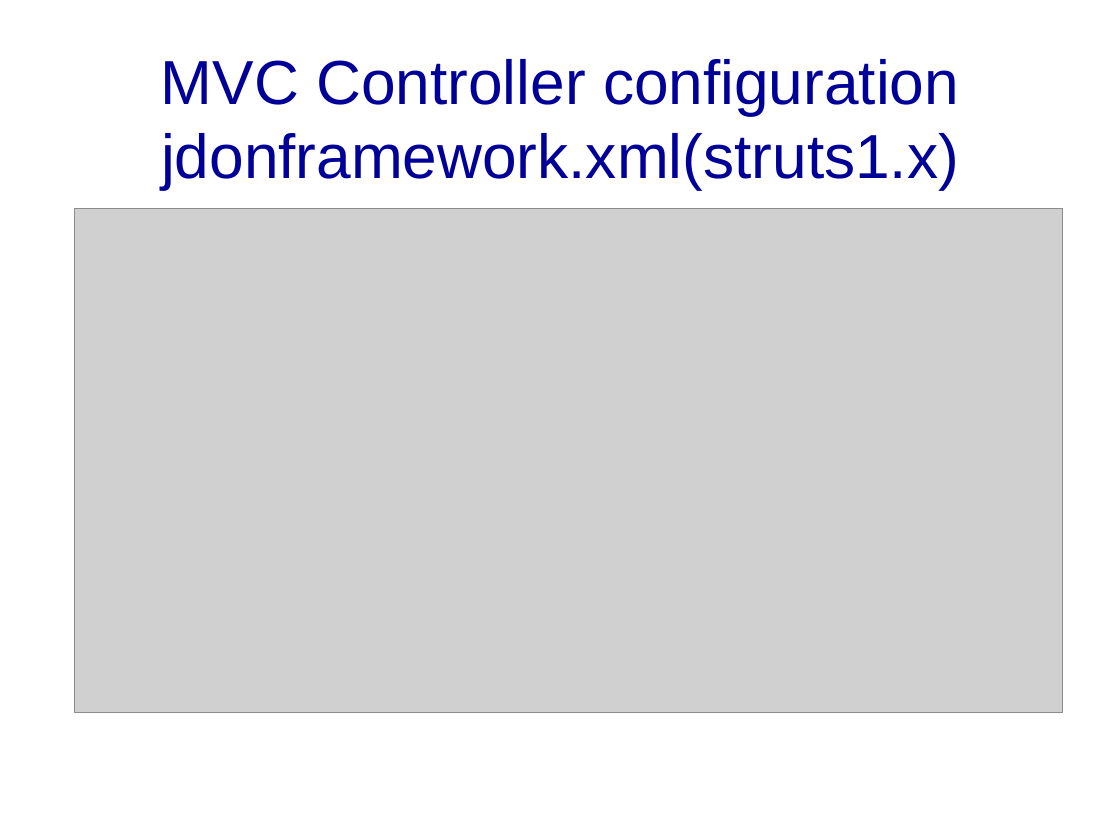
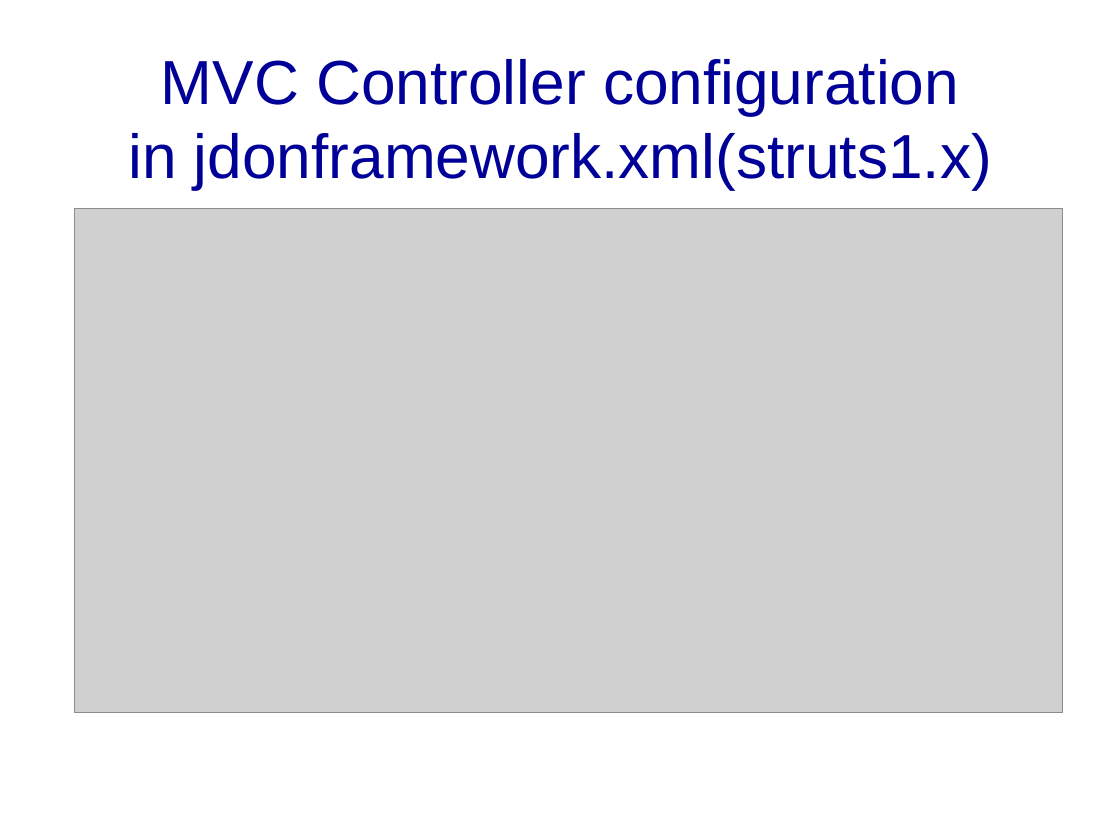
Before and after one commit to banq/jdonframework, a slide deck: slide 68 of doc/english/JdonFramework.ppt (slide 69 before the commit). Drawn at 1120x840 pixels with LibreOffice and Linux fonts; fonts in the diff are those of the drawing; grey boxes stand for pictures; background and template pictures are left out. Boxes give left, top, right and bottom in pixels: in the first picture for what was removed or moved away, otherwise in the second. Text is boxed around its words. In the diff, an @@ line names an element or a change of style, - is before the commit and + after.

```diff
--- a/doc/english/JdonFramework.ppt
+++ b/doc/english/JdonFramework.ppt
@@ title at box(128, 59, 992, 189): text changed @@
-MVC Controller configuration
-jdonframework.xml(struts1.x)
+MVC Controller configuration
+in jdonframework.xml(struts1.x)
```
Also in this commit, not shown: 4 other slides changed, 1 slide added, 2 slides removed, 6 other files.
